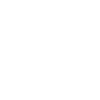
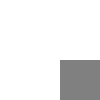
Comparing the layer stacks of the two 100 × 100 images. Changes:
painted on "Capa" over (60, 60, 100, 100)
